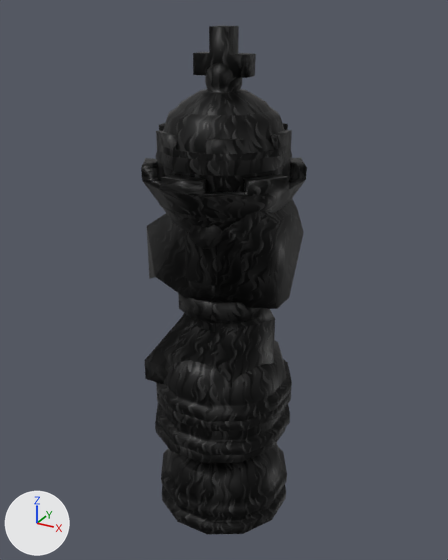
What one commit did to the glTF model models/Black/King.glb.
Rendered twice from a 50 mm lens placed at (0.245, -0.444, 0.242), pointed at (-0.003, 0.005, 0.017). The axes (+X, +Y, +Z) are drawn at lower left. The lights are the same throughout.

Objects in the first picture: 'Bishop', 'King', 'Knight', 'Pawn', 'Queen', 'Rook'.
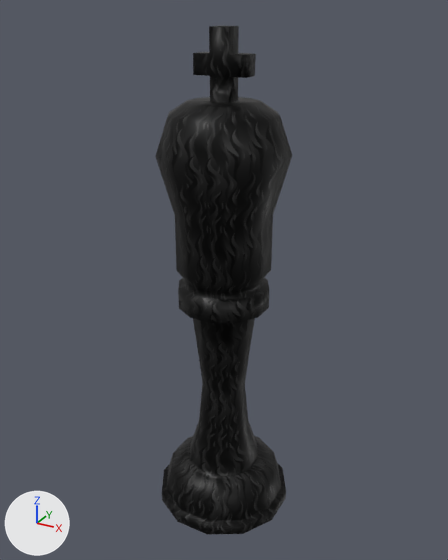
Where the change shows, as pixel boxes (x1, y1, x2, y2) in the pictures (448 x 560 px):
'Knight', deleted
    before: (144, 199, 304, 463)
'Queen', deleted
    before: (141, 63, 307, 517)
'Rook', deleted
    before: (156, 123, 292, 421)
'Bishop', deleted
    before: (158, 404, 290, 455)
'Pawn', deleted
    before: (157, 391, 291, 431)
'King', unchanged, uncovered by the edit
    both: (155, 26, 292, 535)

Diff of the bpy script that builds the scene:
```diff
--- a/models/Black/King.glb.py
+++ b/models/Black/King.glb.py
@@ ob_bishop @@
-ob_bishop = bpy.data.objects.new('Bishop', me_node_mesh)
-ob_bishop.location = (0.0, 0.0, 0.0)
@@ ob_knight @@
-ob_knight = bpy.data.objects.new('Knight', me_node_mesh_003)
-ob_knight.location = (0.0, 0.0, 0.0)
@@ ob_pawn @@
-ob_pawn = bpy.data.objects.new('Pawn', me_node_mesh_004)
-ob_pawn.location = (0.0, 0.0, 0.0)
@@ ob_queen @@
-ob_queen = bpy.data.objects.new('Queen', me_node_mesh_005)
-ob_queen.location = (0.0, 0.0, 0.0)
@@ ob_rook @@
-ob_rook = bpy.data.objects.new('Rook', me_node_mesh_006)
-ob_rook.location = (0.0, 0.0, 0.0)
```
